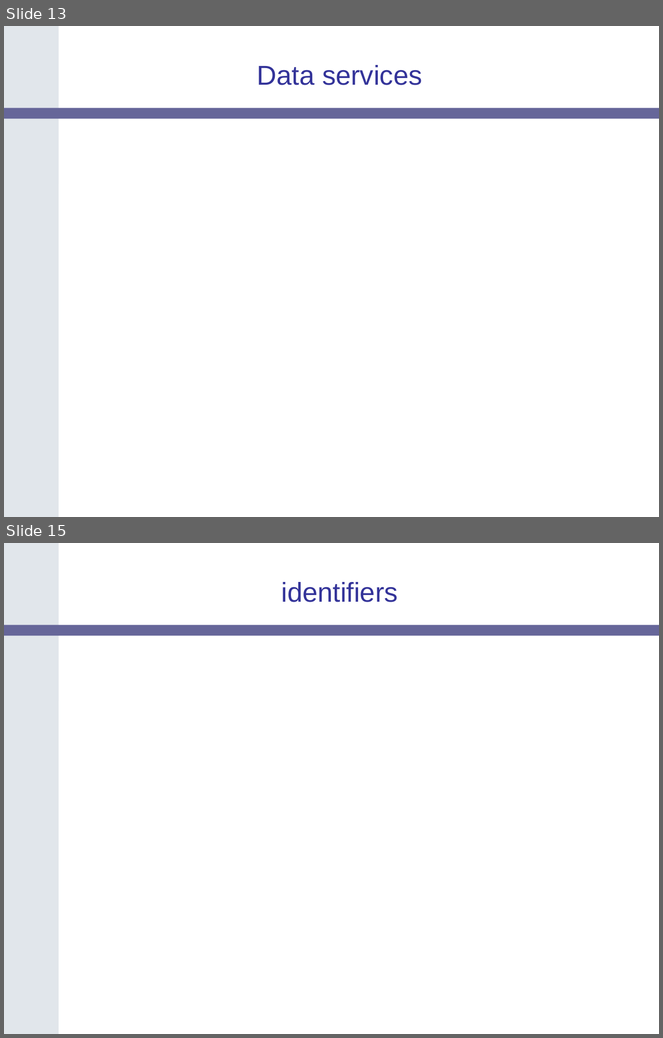
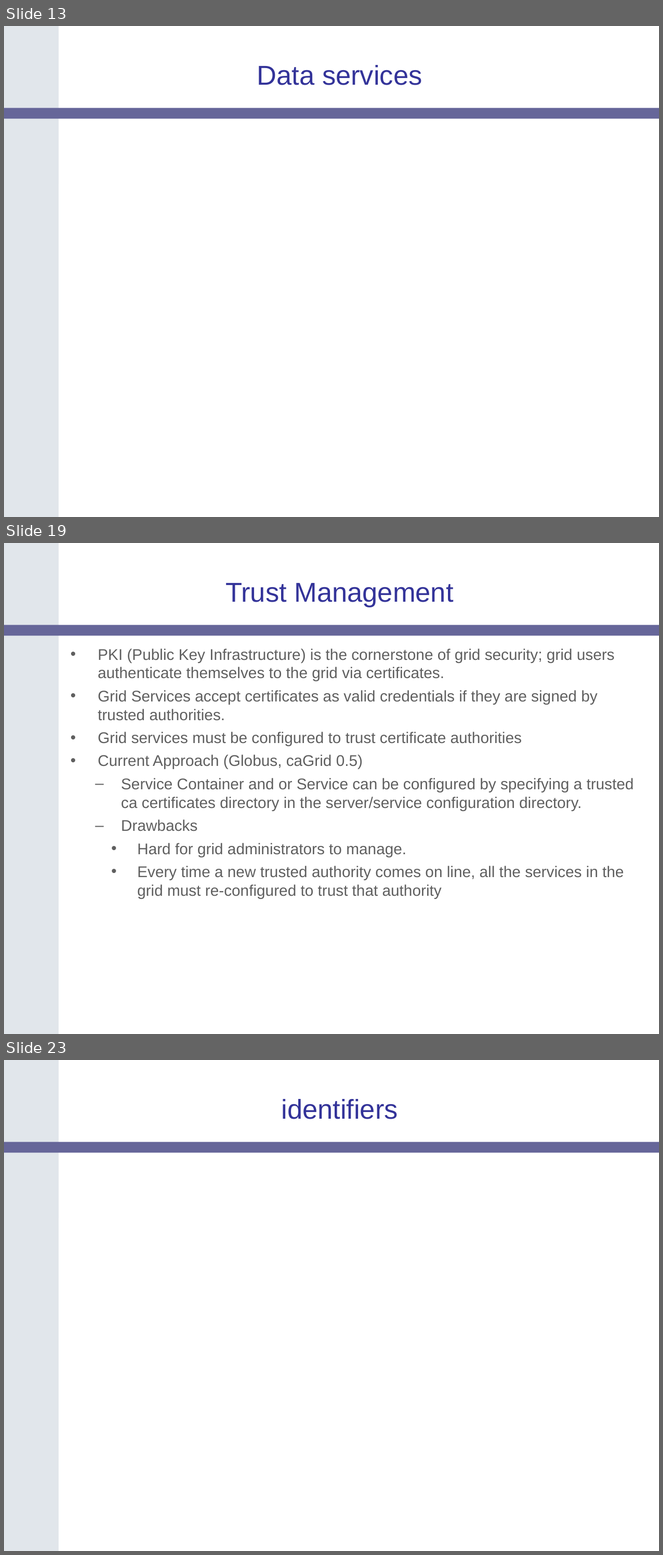
Before and after one commit to NCIP/cagrid-docs, a slide deck: presentations/200604_AnnualMeeting/caGrid-1.0-Architecture_caBIG-Annual-Meeting06.ppt. Shown one above the other, each under a label of ours: slides 13 and 15 before the commit, slides 13, 19 and 23 after it; the slides between them are not shown. The pictures are 663x1038 and 663x1555 pixels, drawn with LibreOffice and Linux fonts; fonts in the diff are those of the drawing; background and template pictures are left out. Boxes give left, top, right and bottom in pixels: in the first picture for what was removed or moved away, otherwise in the second. Text is boxed around its words. In the diff, an @@ line names an element or a change of style, - is before the commit and + after.

```diff
--- a/presentations/200604_AnnualMeeting/caGrid-1.0-Architecture_caBIG-Annual-Meeting06.ppt
+++ b/presentations/200604_AnnualMeeting/caGrid-1.0-Architecture_caBIG-Annual-Meeting06.ppt
@@ slide 19 added at <box>4,543,659,1034</box>, background #FFFFFF; not listed: 2 template elements that a slide beside it also shows @@
@@ title added at <box>226,583,453,607</box>, 30 pt, text #333399 @@
+Trust Management
@@ text added at <box>98,649,634,899</box>, 17 pt, text #5F5F5F @@
+• PKI (Public Key Infrastructure) is the cornerstone of grid security; grid users authenticate themselves to the grid via certificates.
+• Grid Services accept certificates as valid credentials if they are signed by trusted authorities.
+• Grid services must be configured to trust certificate authorities
+• Current Approach (Globus, caGrid 0.5)
+  – Service Container and or Service can be configured by specifying a trusted ca certificates directory in the server/service configuration directory.
+  – Drawbacks
+    • Hard for grid administrators to manage.
+    • Every time a new trusted authority comes on line, all the services in the grid must re-configured to trust that authority
@@ what was slide 15 is now slide 23 @@
```
Also in this commit, not shown: 1 slide changed, 8 other slides added, 1 slide removed.
